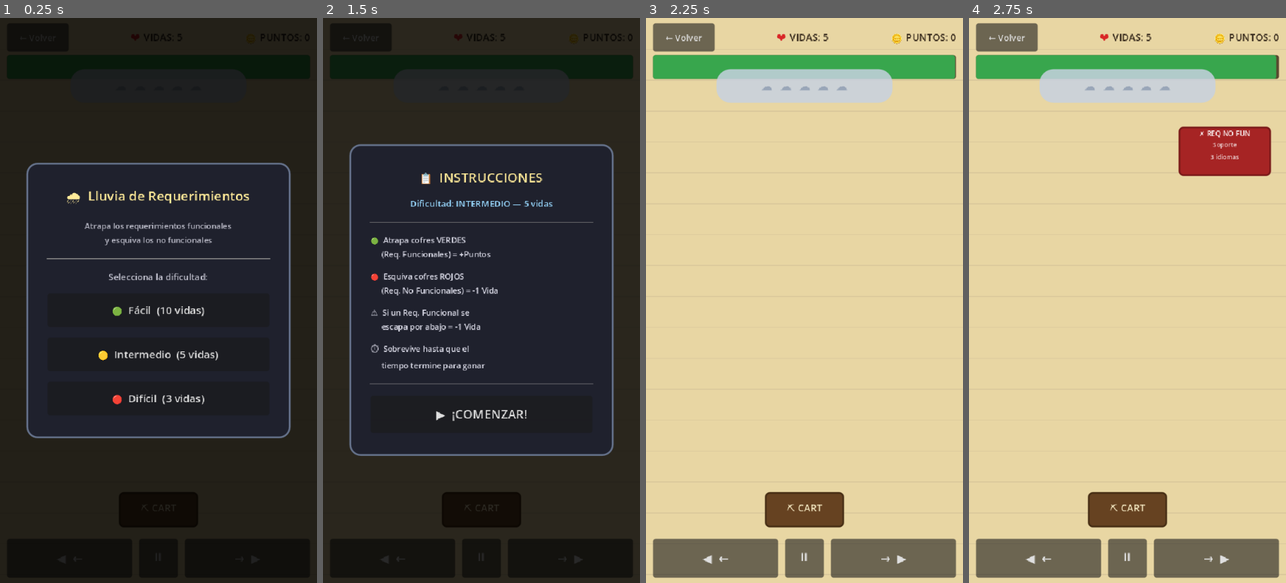
Above: before the commit, frames 1-4 (left to right).
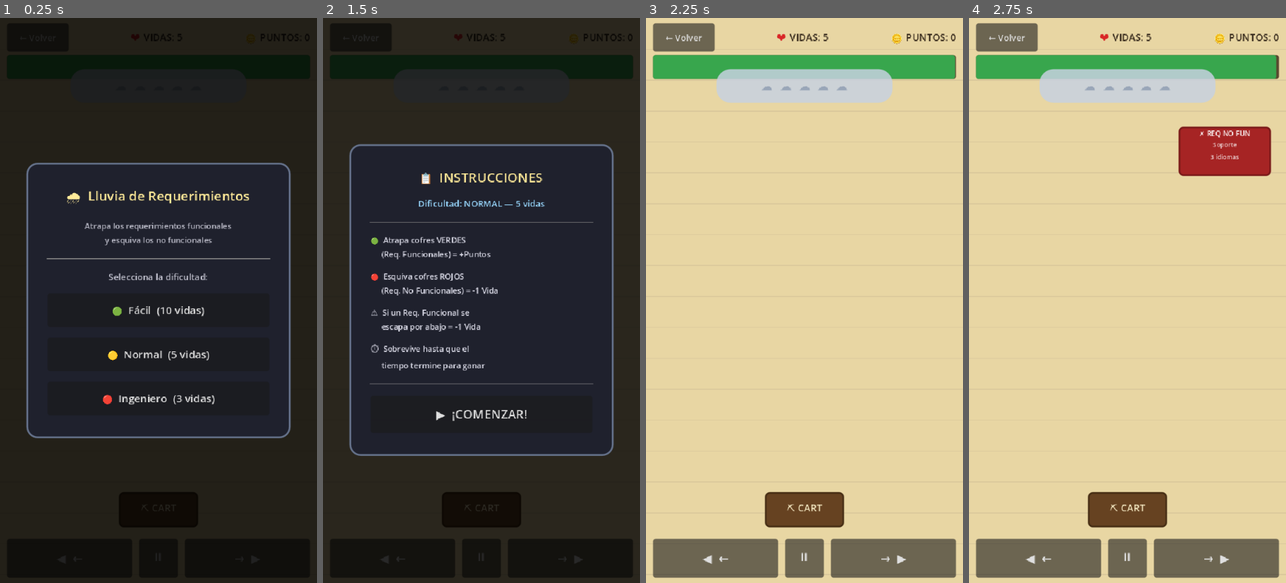
Above: after the commit, the same moments.

Repository: Bijou91/Morelosoft-International-Solutions
Game: Godot game, scene res://scenes/minigames/ing_software/lluvia_requerimientos/LluviaReqs.tscn
Same seed, same stepped clock (60 frames per second), same inputs: the game is played once before the commit and once after it. This scene is started directly instead of the project's main scene.
Inputs (mouse positions are in pixels of both pictures, inside the frame that each line leads up to):
- Up to frame 1 (0.25 s): no input
- Up to frame 2 (1.5 s): click "← Volver" at 0.5 s; click (481, 357) at 1.25 s, where only the run after the commit has a clickable "🟡 Normal (5 vidas)"
- Up to frame 3 (2.25 s): click "▶ ¡COMENZAR!" at 2 s
- Up to frame 4 (2.75 s): no input

The runs differ from the first frame. In frame 1, 0.7% of the frame differs, in the area x 31-69%, y 58-69%; in frame 2, 0.3%; in frame 3, nothing differs; in frame 4, nothing differs.

Commit message:
Correcciones Cu-07

Diff:
--- a/pixeling/scenes/classroom/AulaIngSoftware.tscn
+++ b/pixeling/scenes/classroom/AulaIngSoftware.tscn
@@ -8,7 +8,7 @@
 teacher_name = "Docente de Software (UAZ)"
 teacher_tip = "• Funcionales: QUÉ hace el sistema (servicios a capturar).\n• No Funcionales: CÓMO opera (restricciones a esquivar)."
 minigames_list = [{
-"id": "CU-07",
+"id": "lluvia_requerimientos",
 "name": "Lluvia de Requerimientos",
 "scene": "res://scenes/minigames/ing_software/lluvia_requerimientos/LluviaReqs.tscn"
 }]
--- a/pixeling/scenes/minigames/ing_software/lluvia_requerimientos/LluviaReqs.gd
+++ b/pixeling/scenes/minigames/ing_software/lluvia_requerimientos/LluviaReqs.gd
@@ -87,7 +87,7 @@
 var spawn_timer: float = 0.0
 var active_requirements: Array = []
 var move_direction: int = 0 # -1 izquierda, 0 quieto, 1 derecha
-var selected_difficulty: String = "INTERMEDIO"
+var selected_difficulty: String = "NORMAL"
 
 # ══════════════════════════════════════════════════════════════════════════════
 # REFERENCIAS UI (asignadas en _build_ui)
@@ -422,19 +422,19 @@
 	btn_facil.pressed.connect(func(): _on_difficulty_selected("FACIL"))
 	vbox.add_child(btn_facil)
 
-	var btn_inter := Button.new()
-	btn_inter.text = "🟡  Intermedio  (5 vidas)"
-	btn_inter.add_theme_font_size_override("font_size", 12)
-	btn_inter.custom_minimum_size = Vector2(0, 38)
-	btn_inter.pressed.connect(func(): _on_difficulty_selected("INTERMEDIO"))
-	vbox.add_child(btn_inter)
-
-	var btn_dificil := Button.new()
-	btn_dificil.text = "🔴  Difícil  (3 vidas)"
-	btn_dificil.add_theme_font_size_override("font_size", 12)
-	btn_dificil.custom_minimum_size = Vector2(0, 38)
-	btn_dificil.pressed.connect(func(): _on_difficulty_selected("DIFICIL"))
-	vbox.add_child(btn_dificil)
+	var btn_normal := Button.new()
+	btn_normal.text = "🟡  Normal  (5 vidas)"
+	btn_normal.add_theme_font_size_override("font_size", 12)
+	btn_normal.custom_minimum_size = Vector2(0, 38)
+	btn_normal.pressed.connect(func(): _on_difficulty_selected("NORMAL"))
+	vbox.add_child(btn_normal)
+
+	var btn_ing := Button.new()
+	btn_ing.text = "🔴  Ingeniero  (3 vidas)"
+	btn_ing.add_theme_font_size_override("font_size", 12)
+	btn_ing.custom_minimum_size = Vector2(0, 38)
+	btn_ing.pressed.connect(func(): _on_difficulty_selected("INGENIERO"))
+	vbox.add_child(btn_ing)
 
 
 func _build_overlay_instructions() -> void:
@@ -506,7 +506,7 @@
 	btn_quit.text = "🚪  Salir al Campus"
 	btn_quit.add_theme_font_size_override("font_size", 12)
 	btn_quit.custom_minimum_size = Vector2(0, 38)
-	btn_quit.pressed.connect(_on_back_pressed)
+	btn_quit.pressed.connect(_on_exit_to_campus)
 	vbox.add_child(btn_quit)
 
 
@@ -540,7 +540,7 @@
 	btn_quit.text = "🚪  Salir al Campus"
 	btn_quit.add_theme_font_size_override("font_size", 11)
 	btn_quit.custom_minimum_size = Vector2(0, 36)
-	btn_quit.pressed.connect(_on_back_pressed)
+	btn_quit.pressed.connect(_on_exit_to_campus)
 	vbox.add_child(btn_quit)
 
 
@@ -615,7 +615,7 @@
 	_configure_difficulty(diff)
 
 	# Actualizar label de instrucciones con la dificultad elegida
-	var diff_names := {"FACIL": "FÁCIL", "INTERMEDIO": "INTERMEDIO", "DIFICIL": "DIFÍCIL"}
+	var diff_names := {"FACIL": "FÁCIL", "NORMAL": "NORMAL", "INGENIERO": "INGENIERO"}
 	instr_difficulty_label.text = "Dificultad: %s — %d vidas" % [diff_names.get(diff, diff), max_lives]
 
 	difficulty_overlay.visible = false
@@ -640,7 +640,7 @@
 			fall_speed_end = 140.0
 			functional_ratio = 0.55
 			difficulty_multiplier = 1
-		"INTERMEDIO":
+		"NORMAL":
 			max_lives = 5
 			current_lives = 5
 			game_duration = 75.0
@@ -650,7 +650,7 @@
 			fall_speed_end = 180.0
 			functional_ratio = 0.50
 			difficulty_multiplier = 2
-		"DIFICIL":
+		"INGENIERO":
 			max_lives = 3
 			current_lives = 3
 			game_duration = 60.0
@@ -963,3 +963,10 @@
 		get_tree().change_scene_to_file("res://scenes/classroom/AulaIngSoftware.tscn")
 	else:
 		get_tree().change_scene_to_file("res://scenes/campus/Lobby.tscn")
+
+
+func _on_exit_to_campus() -> void:
+	AudioManager.play_click()
+	is_game_active = false
+	_clear_active_requirements()
+	get_tree().change_scene_to_file("res://scenes/campus/Lobby.tscn")
